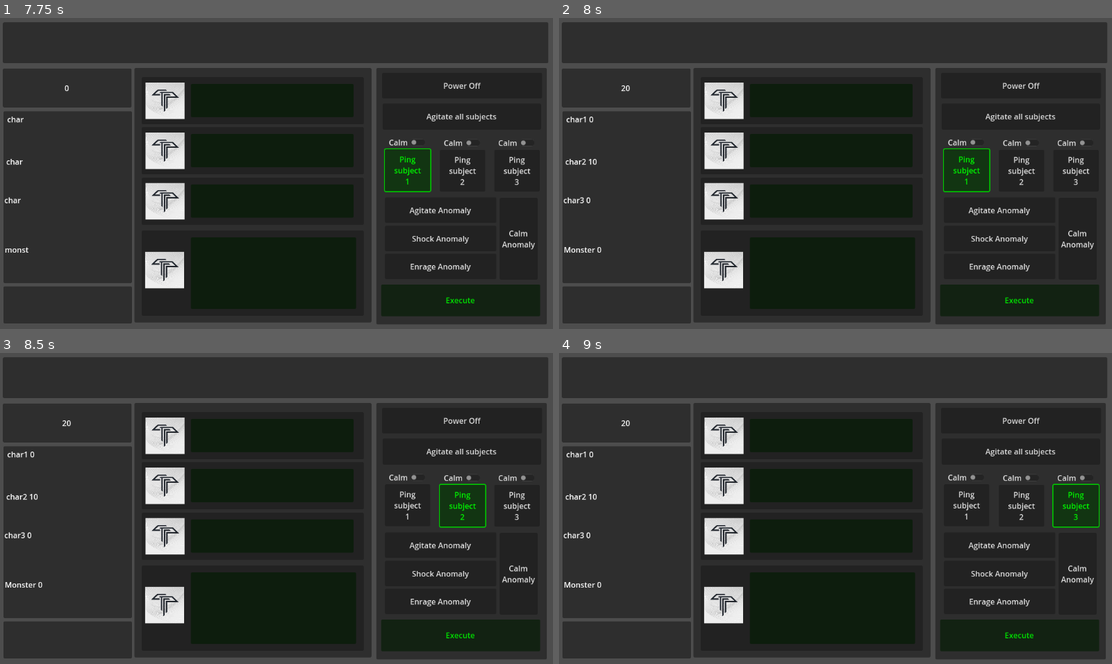
Above: before the commit, frames 1-4 (two rows, left to right).
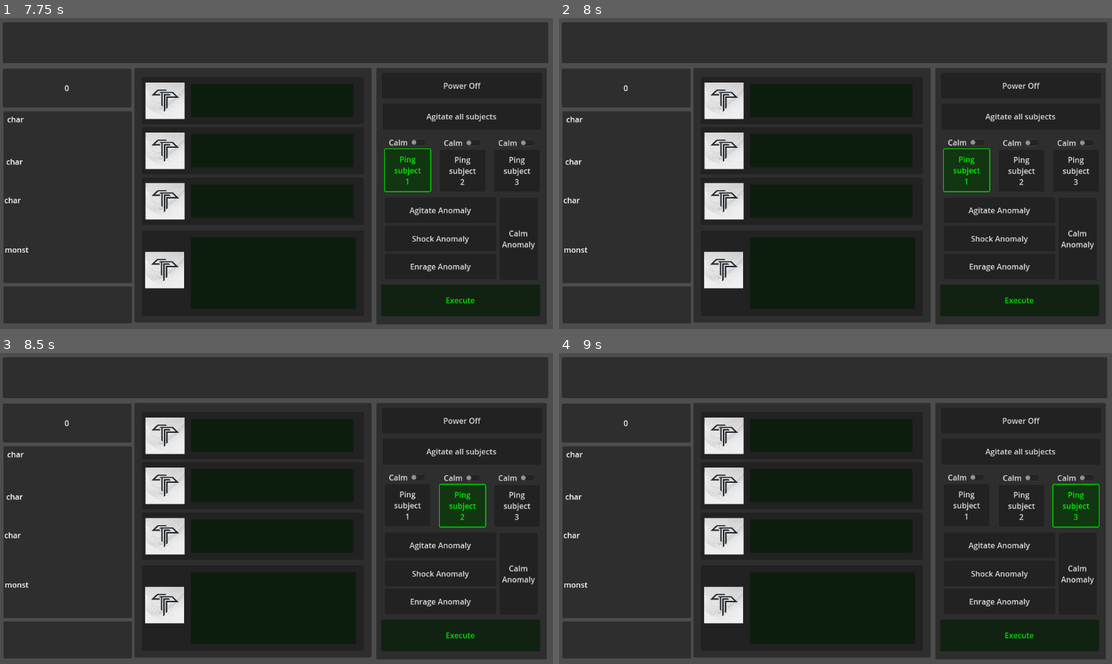
Above: after the commit, the same moments.

Repository: andrewpressman/MonsterManagement
Game: Godot game, scene res://Level Select/Level Select Screen.tscn
The game is run twice, just before and just after one commit, with the same random seed, the same clock (stepped at 60 frames per second) and the same inputs. Sound files missing from this copy of the repository are replaced by a short silence.
Inputs (mouse positions are in pixels of both pictures, inside the frame that each line leads up to):
- Up to frame 1 (7.75 s): click (149, 105) at 0.5 s; click (149, 105) at 1.25 s; click (149, 105) at 2 s; click "Begin test" at 2.75 s; click "Execute" at 3.5 s; click "Agitate all subjects" at 4.25 s; click "Power Off" at 5 s; click "Calm" at 5.75 s; click "Anger" at 6.5 s; click "Ping subject 1" at 7.25 s
- Up to frame 2 (8 s): no input
- Up to frame 3 (8.5 s): click "Ping subject 2" at 8 s
- Up to frame 4 (9 s): click "Ping subject 3" at 8.75 s

Frame 1 is identical in both runs. In frame 2, 0.1% of the frame differs, in the area x 0-13%, y 21-76%; in frame 3, 0.1%; in frame 4, 0.1%.

Commit message:
fixed score, buffed calm and added cooldown, updated Godot

Diff:
--- a/Actions.gd
+++ b/Actions.gd
@@ -25,7 +25,8 @@
 var AllCharTrigger : Button
 
 var executeButton: Button
-var Clock : Timer
+var ExecuteClock : Timer
+var CalmClock : Timer
 
 var selectedButton: Button  # Stores the currently selected button
 
@@ -38,8 +39,9 @@
 	Agitate2Button = $Monster/Agitate2
 	Agitate3Button = $Monster/Agitate3
 	CalmButton = $Monster/Calm
-
-	Clock = $ResetClock
+	CalmClock = $Monster/Timer
+
+	ExecuteClock = $ResetClock
 	executeButton = $Execute
 	executeButton.modulate = Color(0, 1, 0)
 
@@ -126,8 +128,9 @@
 		TickPower()
 	elif selectedButton == CalmButton:
 		# decrease all levels
-		GameController.UpdateStatus(DecreaseRate,DecreaseRate,DecreaseRate,DecreaseRate)
-		TickPower()
+		GameController.UpdateStatus(DecreaseRate * 3,DecreaseRate * 3,DecreaseRate * 3,DecreaseRate * 3)
+		TickPower()
+		CalmLockout()
 	elif selectedButton == PowerOnButton:
 		# Increment Character1, Character2, and Character3
 		GameController.UpdateStatus(DecreaseRate,DecreaseRate,DecreaseRate,0)
@@ -176,11 +179,20 @@
 	else:
 		GameController.UpdateStatus(IncreaseRate / 2,IncreaseRate / 2,IncreaseRate / 2,IncreaseRate / 2)
 
+func CalmLockout():
+	CalmClock.start()
+	CalmButton.disabled = true
+
+func On_Calm_Timeout():
+	CalmButton.disabled = false
+
+#execute button timer
 func start_Clock():
-	Clock.start()
+	ExecuteClock.start()
 	executeButton.modulate = Color(1, 1, 1)
 	executeButton.disabled = true
 
+#execute timer clock
 func _on_clock_timeout():
 	executeButton.modulate = Color(0, 1, 0)
 	executeButton.disabled = false
--- a/Game Screen.tscn
+++ b/Game Screen.tscn
@@ -16,7 +16,7 @@
 script = ExtResource("1_61weh")
 
 [node name="Clock" type="Timer" parent="."]
-wait_time = 5.0
+wait_time = 10.0
 script = ExtResource("2_kakbt")
 
 [node name="Waveform" type="Panel" parent="."]
@@ -162,6 +162,9 @@
 text = "Calm
 Anomaly"
 metadata/_edit_use_anchors_ = true
+
+[node name="Timer" type="Timer" parent="Actions/Monster"]
+wait_time = 5.0
 
 [node name="Execute" type="Button" parent="Actions"]
 layout_mode = 0
@@ -390,6 +393,7 @@
 [connection signal="pressed" from="Actions/Monster/Agitate2" to="Actions" method="_on_Agitate2_pressed"]
 [connection signal="pressed" from="Actions/Monster/Agitate3" to="Actions" method="_on_Agitate3_pressed"]
 [connection signal="pressed" from="Actions/Monster/Calm" to="Actions" method="_on_Calm_pressed"]
+[connection signal="timeout" from="Actions/Monster/Timer" to="Actions" method="On_Calm_Timeout"]
 [connection signal="pressed" from="Actions/Execute" to="Actions" method="_on_execute_button_pressed"]
 [connection signal="timeout" from="Actions/ResetClock" to="Actions" method="_on_clock_timeout"]
 [connection signal="pressed" from="Audio Controller/Play" to="Audio Controller" method="_on_PlayButton_pressed"]
--- a/GameController.gd
+++ b/GameController.gd
@@ -55,7 +55,7 @@
 
 	#declare global variables
 	MinState = GlobalVariables.MinState
-	YellowThreshold = GlobalVariables.MinState
+	YellowThreshold = GlobalVariables.YellowThreshold
 	RedThreshold = GlobalVariables.RedThreshold
 	MaxState = GlobalVariables.MaxState
 	IncreaseRate = GlobalVariables.IncreaseRate
@@ -139,9 +139,11 @@
 
 func CalcScore(value:int):
 	if value >= RedThreshold:
-		return 10
+		return 4
 	elif value >= YellowThreshold:
-		return 5
+		return 2
+	else:
+		return -2
 
 func Reset():
 	Character1 = MinState
--- a/project.godot
+++ b/project.godot
@@ -12,7 +12,7 @@
 
 config/name="MonsterManagement"
 run/main_scene="res://Level Select/Level Select Screen.tscn"
-config/features=PackedStringArray("4.1", "Forward Plus")
+config/features=PackedStringArray("4.2", "Forward Plus")
 config/icon="res://icon.svg"
 
 [autoload]
